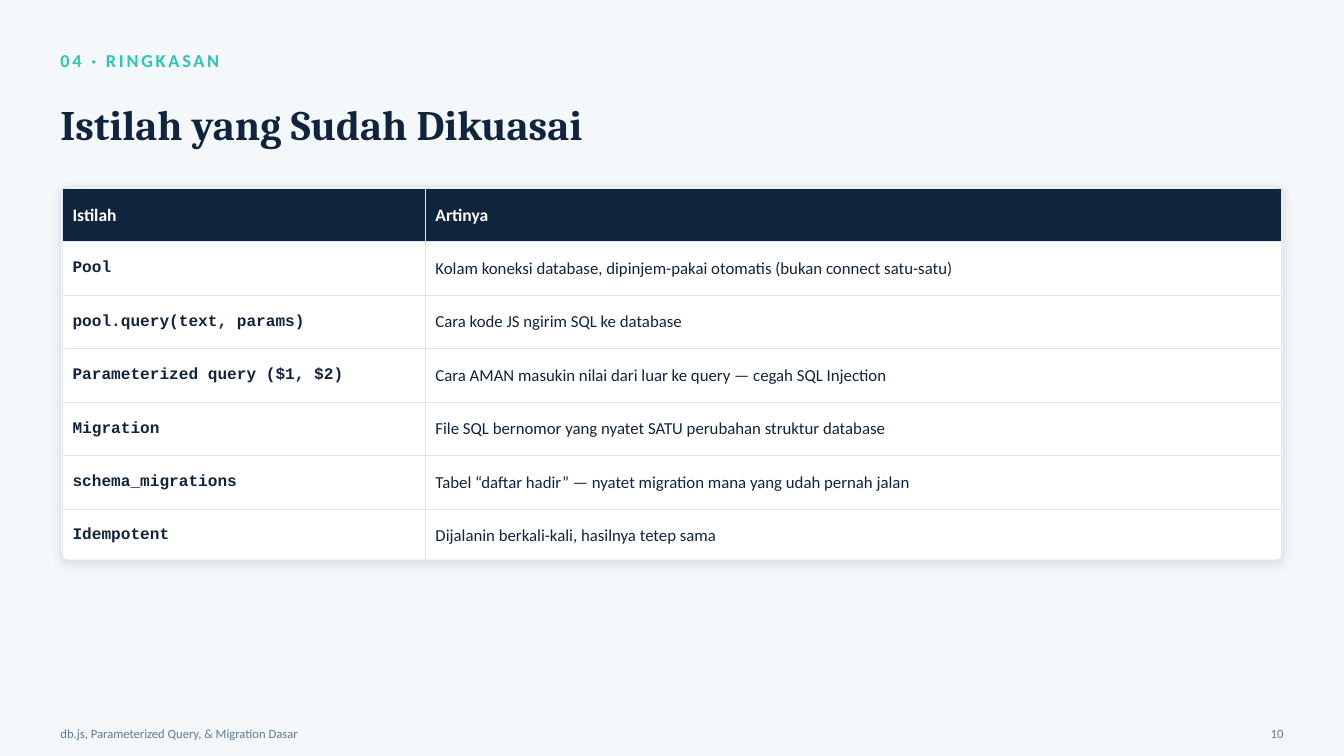
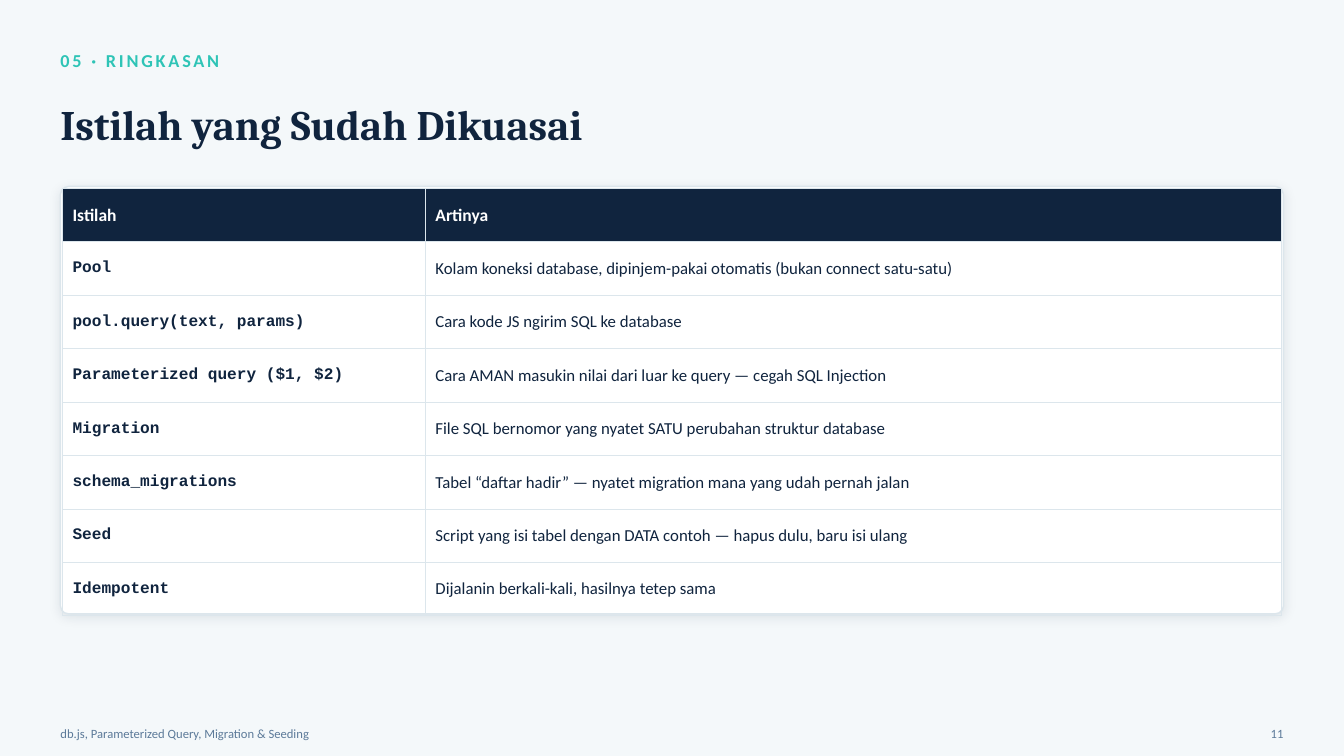
Before and after one commit to mursyidanmhp-del/Back-end, a slide deck: slide 11 of postgres-migration-dasar/postgres-migration-dasar.pptx (slide 10 before the commit). Drawn at 1344x756 pixels with LibreOffice and Linux fonts; fonts in the diff are those of the drawing. Boxes give left, top, right and bottom in pixels: in the first picture for what was removed or moved away, otherwise in the second. Text is boxed around its words. In the diff, an @@ line names an element or a change of style, - is before the commit and + after.

Commit message:
config, migration and seeding

```diff
--- a/postgres-migration-dasar/postgres-migration-dasar.pptx
+++ b/postgres-migration-dasar/postgres-migration-dasar.pptx
@@ text at bbox=[60, 55, 219, 67]: text changed @@
-04 · RINGKASAN
+05 · RINGKASAN
@@ rounded rectangle: place and size @@
-rounded rectangle at bbox=[60, 187, 1284, 561]
+rounded rectangle at bbox=[60, 187, 1284, 614]
@@ rounded rectangle at bbox=[60, 187, 1284, 614]: proportions changed @@
@@ table at bbox=[63, 189, 1281, 601] @@
+row 7: Seed | Script yang isi tabel dengan DATA contoh — hapus dulu, baru isi ulang
@@ text at bbox=[60, 729, 309, 740]: text changed @@
-db.js, Parameterized Query, & Migration Dasar
+db.js, Parameterized Query, Migration & Seeding
@@ text at bbox=[1271, 730, 1284, 738]: text changed @@
-10
+11
```
Also in this commit, not shown: 10 other slides changed, 1 slide added, 38 other files.
